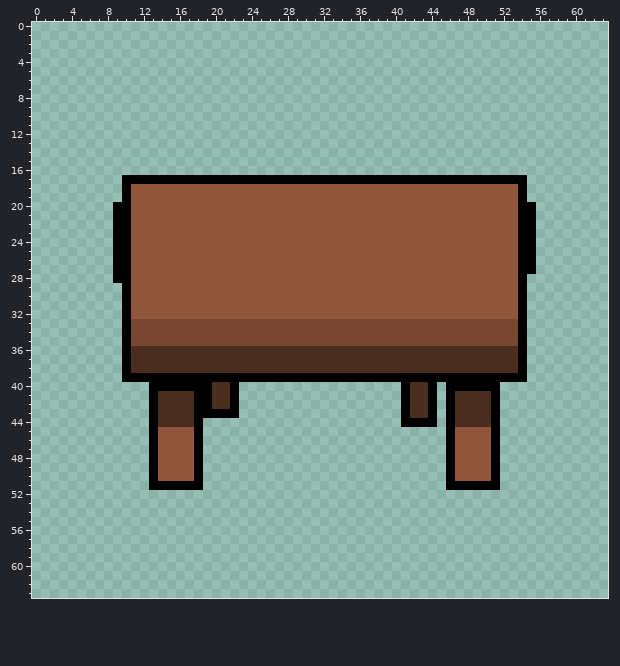
Edited in one commit: pixel-art sprite (Assets/OvertimeHaunt/Sprites/Desk.png). The picture above was drawn from the file before the commit.
The file is 64x64 pixels.
New version:
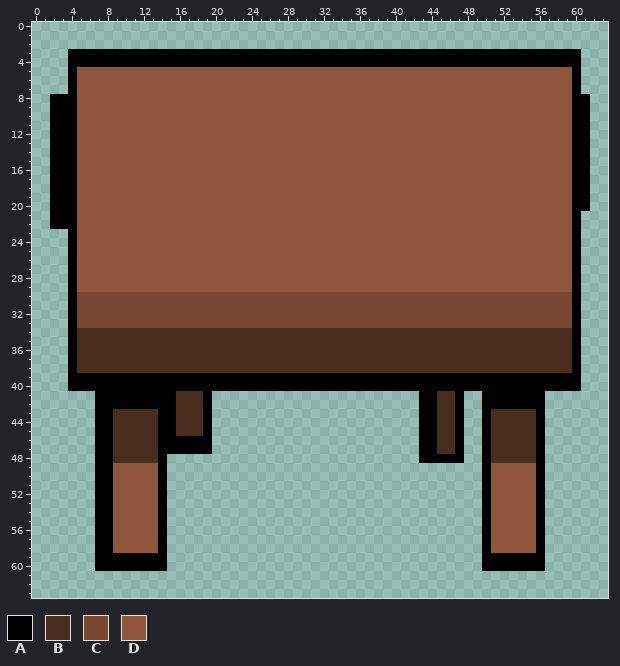
Palette (. is transparent): A #000000  B #492d1f  C #79472f  D #8f563b
Diff:
The edit adds colour A in rows 3 to 4 at x 4 to 60; in rows 5 to 7 at x 4 and 60; in rows 8 to 20 at x 2 to 4 and 60 to 61; in rows 21 to 22 at x 2 to 4 and 60; in rows 23 to 38 at x 4 and 60; in row 39 at x 4 to 9 and 55 to 60.
The edit adds colour A in row 40 at x 4 to 12, 23 to 40, 45 and 52 to 60; in rows 41 to 42 at x 7 to 12 and 52 to 56; in row 43 at x 7 to 8 and 56; in row 44 at x 7 to 8, 19 and 56; in rows 45 to 47 at x 7 to 8, 19, 43 to 44 and 56; in row 48 at x 7 to 8, 43 to 45 and 56.
The edit adds colour A in rows 49 to 51 at x 7 to 8 and 56; in rows 52 to 58 at x 7 to 8, 14, 50 and 56; in rows 59 to 60 at x 7 to 14 and 50 to 56.
Colour B gives way to colour A in row 40 at x 20 to 21 and 42 to 43; in rows 41 to 43 at x 14 to 15, 43, 47 and 50; in row 44 at x 14 to 15, 47 and 50.
Colour D gives way to colour A in row 45 at x 14 to 15, 47 and 50; in rows 46 to 47 at x 14 to 17, 47 and 50; in row 48 at x 14, 47 and 50; in rows 49 to 50 at x 14 and 50.
The edit adds colour B in rows 34 to 38 at x 5 to 9 and 55 to 59; in rows 41 to 42 at x 45; in rows 43 to 47 at x 9 to 12, 45 and 52 to 55; in row 48 at x 9 to 12 and 52 to 55.
Colour A gives way to colour B in rows 34 to 38 at x 10 and 54; in rows 41 to 42 at x 18 and 46; in rows 43 to 45 at x 13, 18, 46 and 51; in rows 46 to 47 at x 13, 46 and 51; in row 48 at x 13 and 51.
Colour C gives way to colour B in rows 34 to 35 at x 11 to 53.
Colour D gives way to colour B in row 45 at x 16 to 17.
The edit adds colour C in rows 30 to 33 at x 5 to 9 and 55 to 59.
Colour A gives way to colour C in rows 30 to 33 at x 10 and 54.
Colour D gives way to colour C in rows 30 to 32 at x 11 to 53.
The edit adds colour D in rows 5 to 16 at x 5 to 59; in rows 17 to 19 at x 5 to 9 and 55 to 59; in rows 20 to 27 at x 5 to 8 and 56 to 59; in row 28 at x 5 to 8 and 55 to 59; in row 29 at x 5 to 9 and 55 to 59; in rows 49 to 51 at x 9 to 12 and 52 to 55.
The edit adds colour D in rows 52 to 58 at x 9 to 13 and 51 to 55.
Colour A gives way to colour D in row 17 at x 10 to 54; in rows 18 to 19 at x 10 and 54; in rows 20 to 27 at x 9 to 10 and 54 to 55; in row 28 at x 9 to 10 and 54; in row 29 at x 10 and 54; in rows 49 to 51 at x 13 and 51.
The author cleared colour A in rows 41 to 42 at x 22 and 41; in row 43 at x 20 to 22 and 41; in row 44 at x 41 to 42; in row 48 at x 18; in rows 49 to 50 at x 18 and 46; in row 51 at x 15 to 18 and 46 to 49.
The author cleared colour B in rows 41 to 42 at x 20 to 21, 42 and 48 to 49; in row 43 at x 42 and 48 to 49; in row 44 at x 48 to 49.
The author cleared colour D in rows 45 to 47 at x 48 to 49; in row 48 at x 15 to 17 and 48 to 49; in rows 49 to 50 at x 15 to 17 and 47 to 49.
Pixel boxes of the changes (left, top, right, bottom) in both pictures:
changed: (50, 49, 590, 571)
